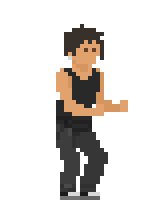
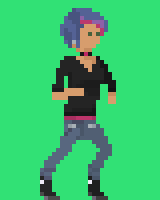
The second 160px x 200px image is a revision of the first. Changes to its layers:
added layer "Layer 8" above "Layer 7" over [0, 0, 160, 200]
added layer "Layer 7" above "Layer 6" over [0, 0, 160, 200]
painted on "Layer 6" over [0, 0, 160, 200]
painted on "Layer 5" over [0, 0, 160, 200]
painted on "Layer 4" over [0, 0, 160, 200]
painted on "Layer 3" over [0, 0, 160, 200]
painted on "Layer 2" over [0, 0, 160, 200]
painted on "Layer 1" over [0, 0, 160, 200]
